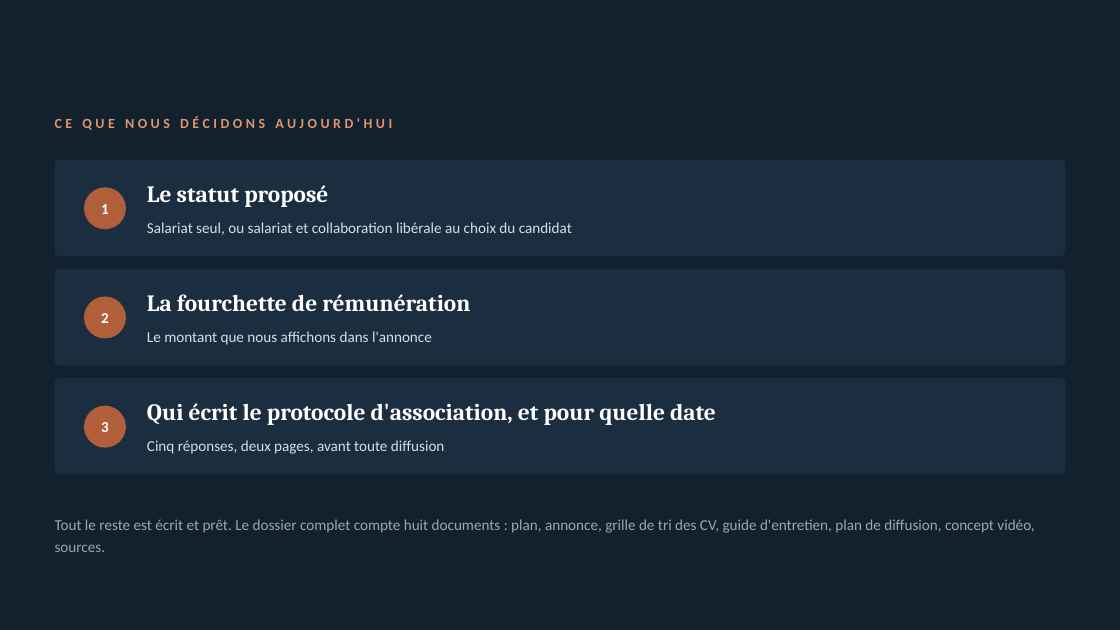
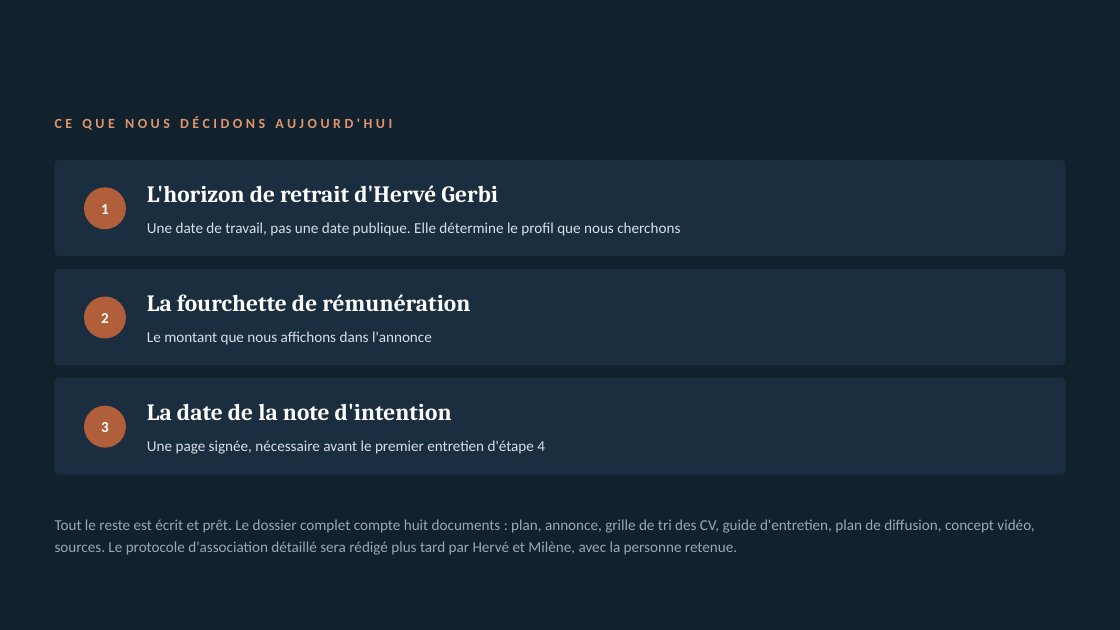
Before and after one commit to levygr/Recrutement, a slide deck: slide 19 of Plan-de-recrutement-presentation.pptx (slide 18 before the commit). Drawn at 1120x630 pixels with LibreOffice and Linux fonts; fonts in the diff are those of the drawing. Boxes give left, top, right and bottom in pixels: in the first picture for what was removed or moved away, otherwise in the second. Text is boxed around its words. In the diff, an @@ line names an element or a change of style, - is before the commit and + after.

```diff
--- a/Plan-de-recrutement-presentation.pptx
+++ b/Plan-de-recrutement-presentation.pptx
@@ text at bbox=[147, 185, 498, 203]: text changed @@
-Le statut proposé
+L'horizon de retrait d'Hervé Gerbi
@@ text at bbox=[147, 222, 680, 236]: text changed @@
-Salariat seul, ou salariat et collaboration libérale au choix du candidat
+Une date de travail, pas une date publique. Elle détermine le profil que nous cherchons
@@ text at bbox=[147, 403, 452, 420]: text changed @@
-Qui écrit le protocole d'association, et pour quelle date
+La date de la note d'intention
@@ text at bbox=[147, 440, 545, 454]: text changed @@
-Cinq réponses, deux pages, avant toute diffusion
+Une page signée, nécessaire avant le premier entretien d'étape 4
@@ text at bbox=[55, 519, 1034, 555]: text changed @@
-Tout le reste est écrit et prêt. Le dossier complet compte huit documents : plan, annonce, grille de tri des CV, guide d'entretien, plan de diffusion, concept vidéo, sources.
+Tout le reste est écrit et prêt. Le dossier complet compte huit documents : plan, annonce, grille de tri des CV, guide d'entretien, plan de diffusion, concept vidéo, sources. Le protocole d'association détaillé sera rédigé plus tard par Hervé et Milène, avec la personne retenue.
```
Also in this commit, not shown: 7 other slides changed, 3 slides added, 2 slides removed, 11 other files.
